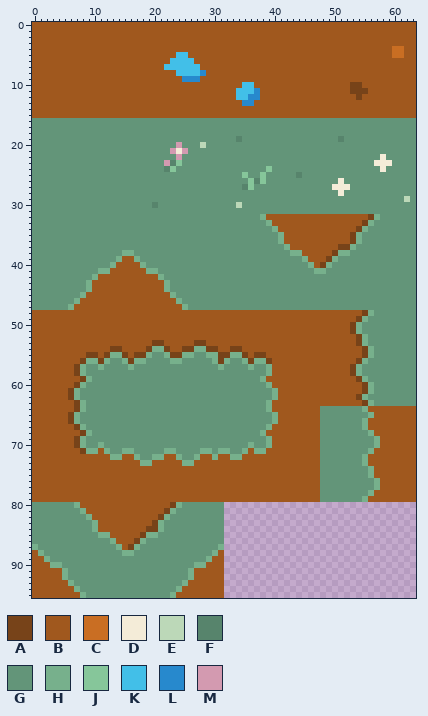
Two states of a pixel-art file, graphics/levels/overworld.aseprite. Above is the file before it was changed.
64x96 pixels, 1 frame.
Palette (. is transparent): A #774319  B #a0581e  C #c96e23  D #f4ecd8  E #bcd8b8  F #57846c  G #639579  H #77b08c  J #86c69a  K #42bfe8  L #2789cd  M #d39ab0
Once edited:
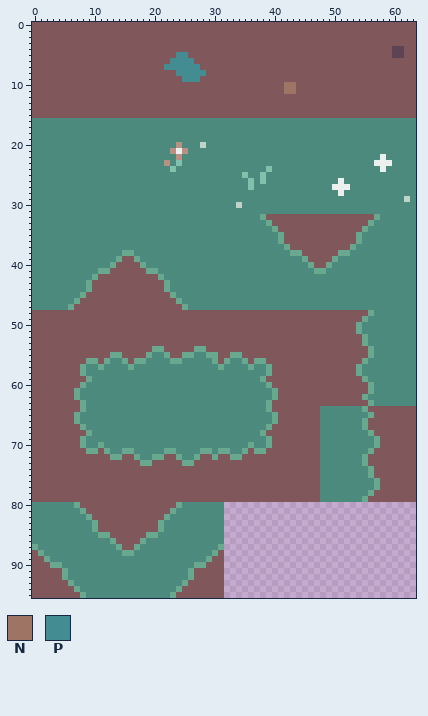
Colours new in this view: N #9e7565  P #438c91
The edit:
Colour B changes from #a0581e to #80575b.
Colour C changes from #c96e23 to #5e4452.
Colour D changes from #f4ecd8 to #ebf0ee.
Colour E changes from #bcd8b8 to #bed4c8.
Colour G changes from #639579 to #4d8a7e.
Colour H changes from #77b08c to #68a88e.
Colour J changes from #86c69a to #80c2ac.
Colour M changes from #d39ab0 to #b89184.
Colour A gives way to colour B in row 10 at x 53 to 54; in row 11 at x 53 to 55; in row 12 at x 54; in row 32 at x 56; in row 33 at x 55; in row 34 at x 54.
Colour A gives way to colour B in rows 35 to 36 at x 53; in row 37 at x 51 to 52; in row 38 at x 50; in row 39 at x 49; in row 40 at x 48; in row 48 at x 55.
Colour A gives way to colour B in row 49 at x 54; in rows 50 to 51 at x 53; in row 52 at x 54; in row 53 at x 20 to 21, 27 to 28 and 54; in row 54 at x 13 to 14, 19, 22, 25 to 26, 29 to 30, 33 to 34 and 55; in row 55 at x 9 to 10, 12, 15, 17 to 18, 23 to 24, 31 to 32, 35, 37 to 38 and 55.
Colour A gives way to colour B in row 56 at x 8, 11, 16, 31, 36, 39 and 54; in rows 57 to 58 at x 7 and 53; in row 59 at x 8 and 54; in row 60 at x 7 and 55; in row 61 at x 6 and 55; in row 62 at x 6 and 54.
Colour A gives way to colour B in row 63 at x 7 and 55; in row 64 at x 7; in rows 65 to 66 at x 6; in row 67 at x 7; in row 68 at x 8; in rows 69 to 70 at x 7.
Colour A gives way to colour B in row 71 at x 8; in row 80 at x 23; in row 81 at x 22; in row 82 at x 21; in row 83 at x 20; in row 84 at x 19 to 20.
Colour A gives way to colour B in row 85 at x 18; in row 86 at x 17; in row 87 at x 16.
Colour K gives way to colour B in row 10 at x 35 to 36; in row 11 at x 34 to 36; in row 12 at x 34 to 35.
Colour L gives way to colour B in row 11 at x 37; in row 12 at x 36 to 37; in row 13 at x 35 to 36.
Colour F gives way to colour G in row 19 at x 34 and 51; in row 23 at x 23; in row 24 at x 22; in row 25 at x 44; in row 26 at x 37; in row 27 at x 35.
Colour F gives way to colour G in row 30 at x 20.
Colour B gives way to colour N in rows 10 to 11 at x 42 to 43.
Colour K gives way to colour P in row 5 at x 24 to 25; in row 6 at x 23 to 26; in row 7 at x 22 to 27; in row 8 at x 24 to 27.
Colour L gives way to colour P in row 8 at x 28; in row 9 at x 25 to 27.
Changed places in both pictures, as pixel boxes (x1, y1, x2, y2):
changed: (32, 22, 416, 598)
